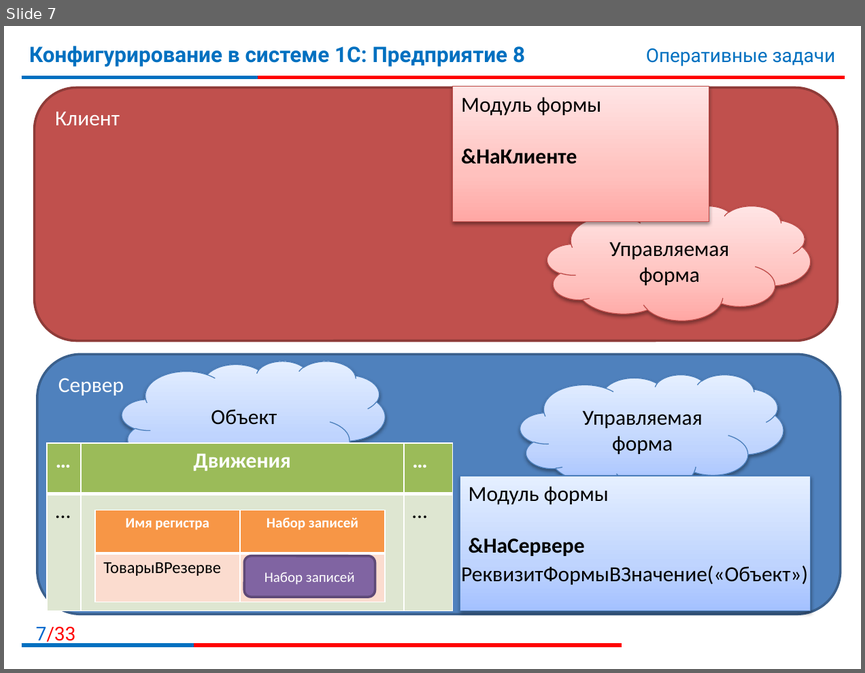
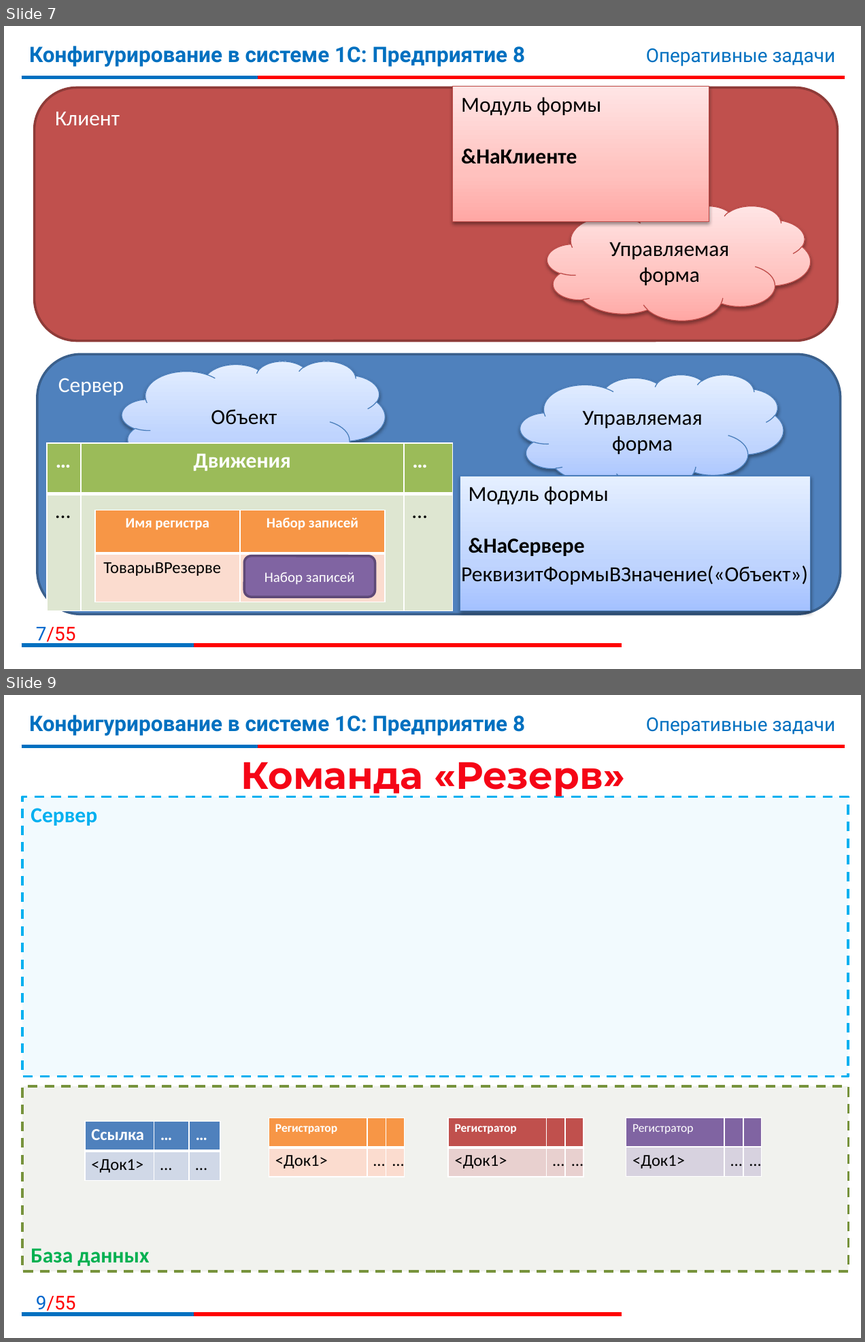
Before and after one commit to bestteacher-1c/documents_compl_kurs, a slide deck: Занятие_09/Иллюстрации_09.pptx. Shown one above the other, each under a label of ours: slide 7 before the commit, slides 7 and 9 after it; the slides between them are not shown. The pictures are 865x673 and 865x1342 pixels, drawn with LibreOffice and Linux fonts; fonts in the diff are those of the drawing; background and template pictures are left out. Boxes give left, top, right and bottom in pixels: in the first picture for what was removed or moved away, otherwise in the second. Text is boxed around its words. In the diff, an @@ line names an element or a change of style, - is before the commit and + after.

```diff
--- a/Занятие_09/Иллюстрации_09.pptx
+++ b/Занятие_09/Иллюстрации_09.pptx
@@ slide 9 added at <box>4,695,861,1338</box>, background #FFFFFF; not listed: 7 template elements that a slide beside it also shows @@
@@ title added at <box>241,762,625,798</box>, 32 pt, text gradient #F50516 to #C00000, bold @@
+Команда «Резерв»
@@ rectangle added at <box>22,797,848,1076</box>, fill #00B0F0 at 5% opacity, outline #00B0F0 2 pt dashed, 18 pt, text #00B0F0, bold @@
+Сервер
@@ rectangle added at <box>22,1086,848,1271</box>, fill #4F6228 at 8% opacity, outline #77933C 2 pt dashed, 18 pt, text #00B050, bold @@
+База данных
@@ table added at <box>84,1121,219,1180</box>, 2 rows, 3 columns @@
+Ссылка | … | …
+<Док1> | … | …
@@ table added at <box>269,1117,403,1176</box>, 2 rows, 3 columns @@
+Регистратор |  | 
+<Док1> | … | …
@@ table added at <box>448,1117,582,1176</box>, 2 rows, 3 columns @@
+Регистратор |  | 
+<Док1> | … | …
@@ table added at <box>626,1117,761,1176</box>, 2 rows, 3 columns @@
+Регистратор |  | 
+<Док1> | … | …
@@ page number at <box>36,626,76,645</box>: text changed @@
-7/33
+7/55
```
Also in this commit, not shown: 9 slides changed, 12 other slides added, 1 other file.
